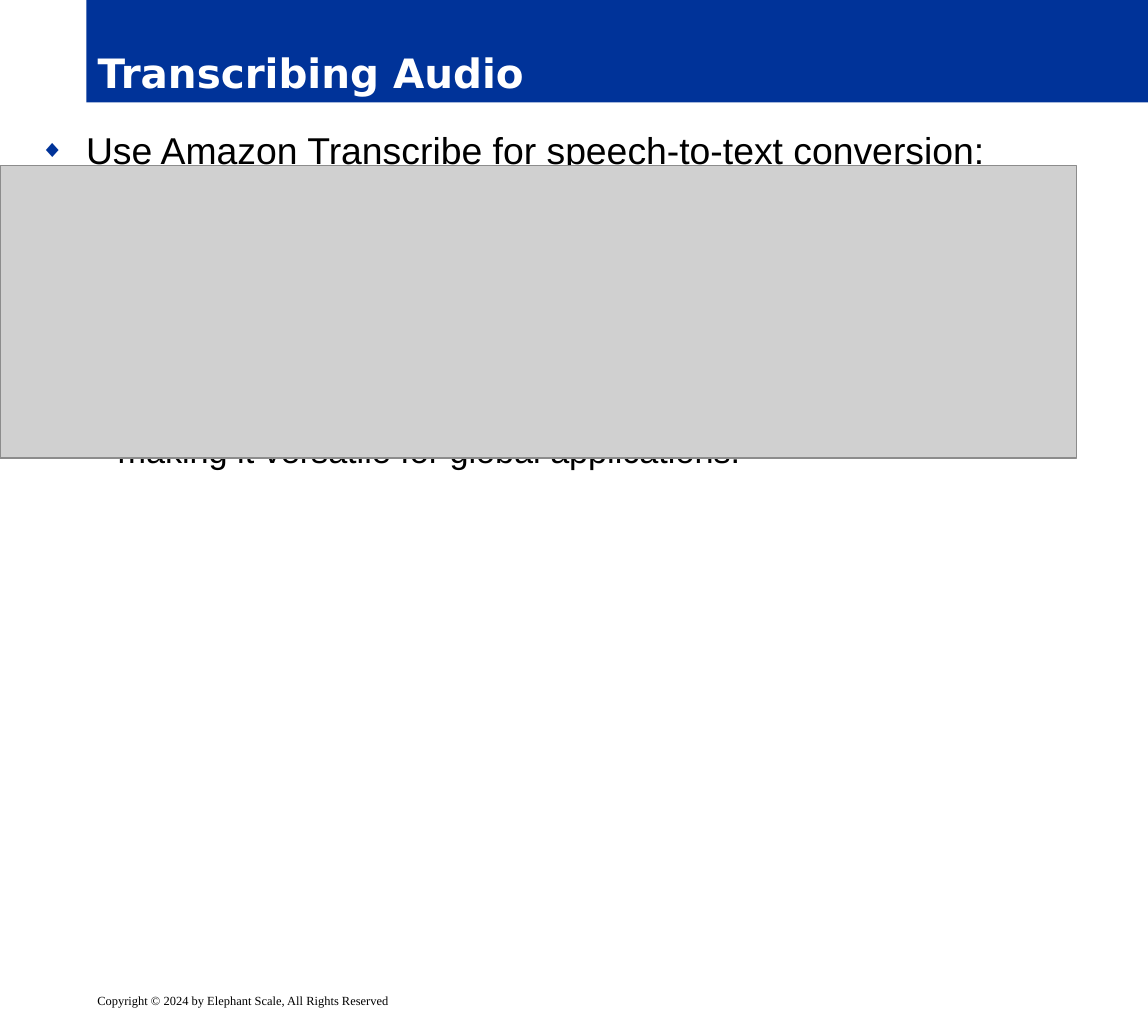
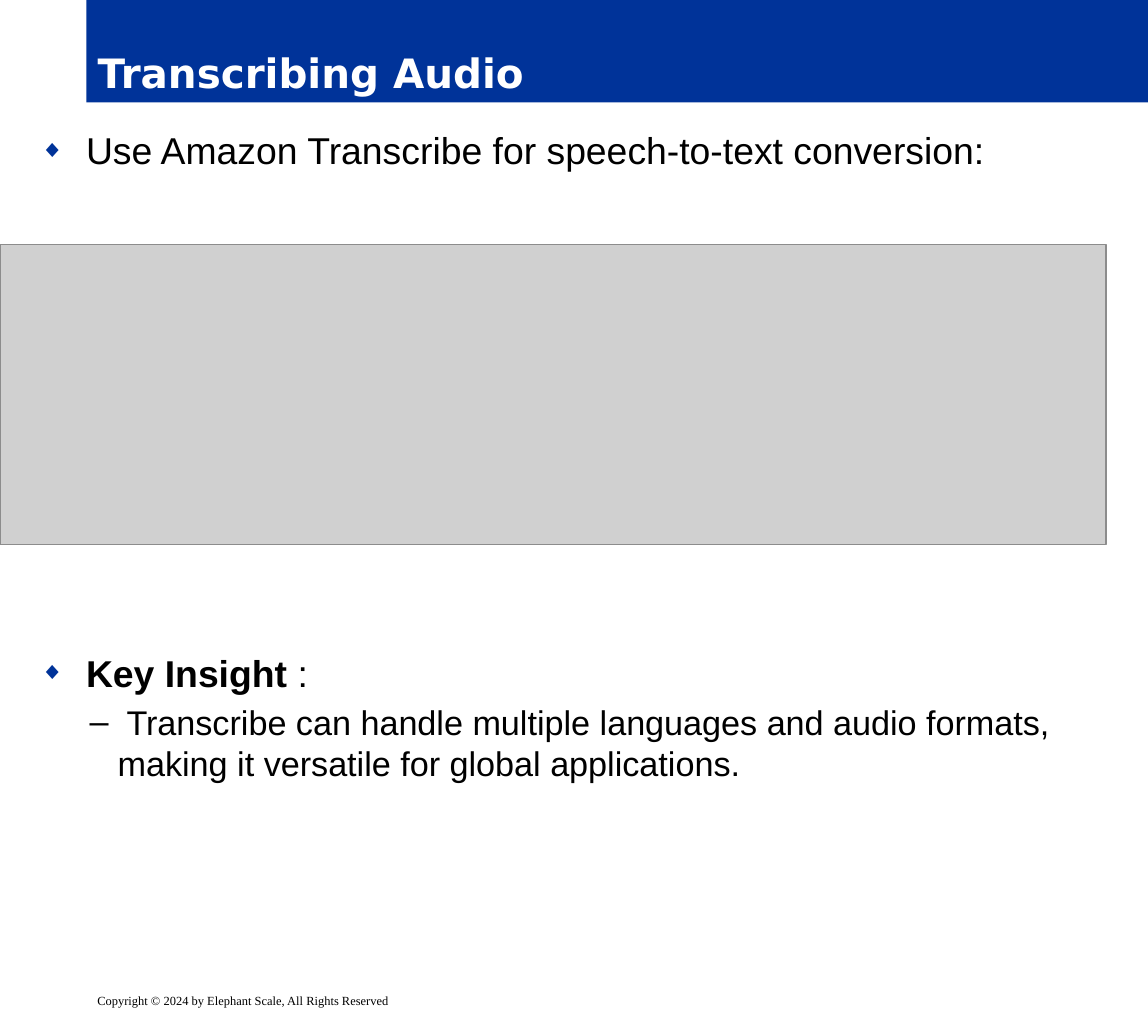
Before and after one commit to elephantscale/es-training-new, a slide deck: slide 13 of building-ai-applications/ready/05__ServerlessLLMBedrock.pptx. Drawn at 1148x1016 pixels with LibreOffice and Linux fonts; fonts in the diff are those of the drawing; grey boxes stand for pictures; background and template pictures are left out. Boxes give left, top, right and bottom in pixels: in the first picture for what was removed or moved away, otherwise in the second. Text is boxed around its words. In the diff, an @@ line names an element or a change of style, - is before the commit and + after.

```diff
--- a/building-ai-applications/ready/05__ServerlessLLMBedrock.pptx
+++ b/building-ai-applications/ready/05__ServerlessLLMBedrock.pptx
@@ text "Use Amazon Transcribe for speech-to-text ..." rewrapped from (x1=86, y1=137, x2=984, y2=469) to (x1=86, y1=137, x2=1049, y2=783) @@
@@ picture resized from (x1=0, y1=166, x2=1076, y2=458) to (x1=0, y1=244, x2=1107, y2=544) @@
```
Also in this commit, not shown: 8 other slides changed.
